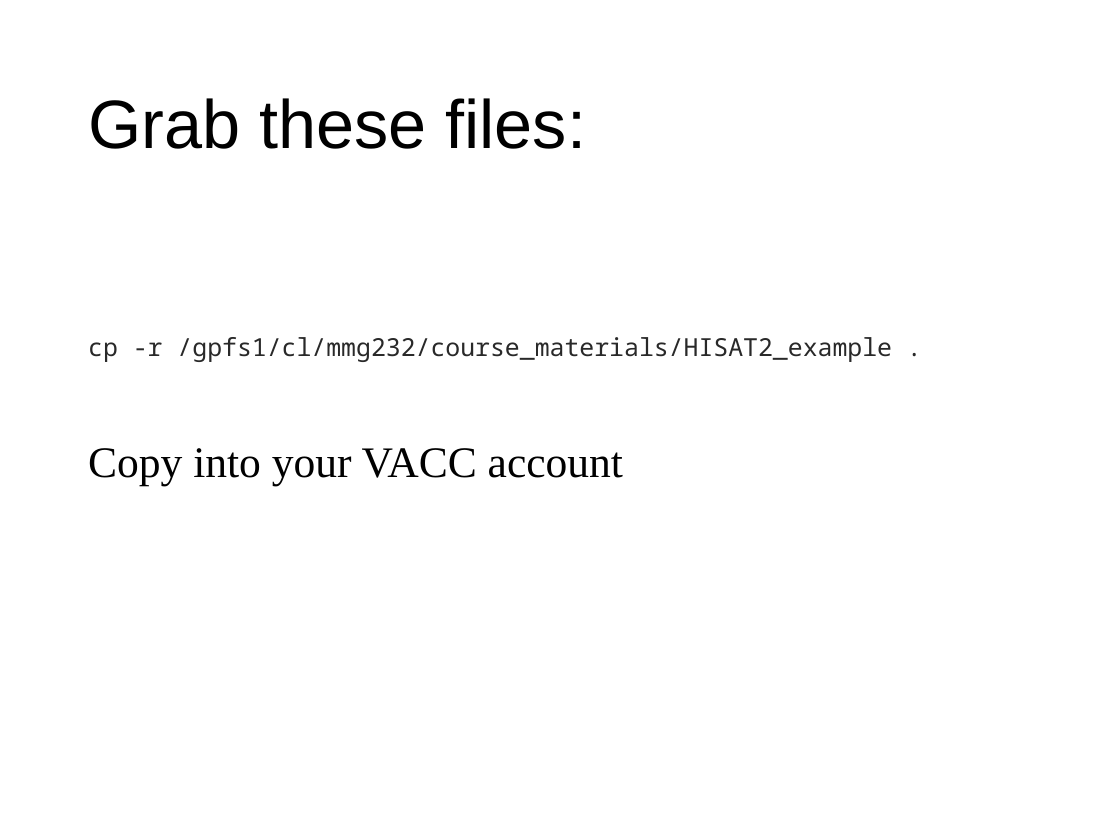
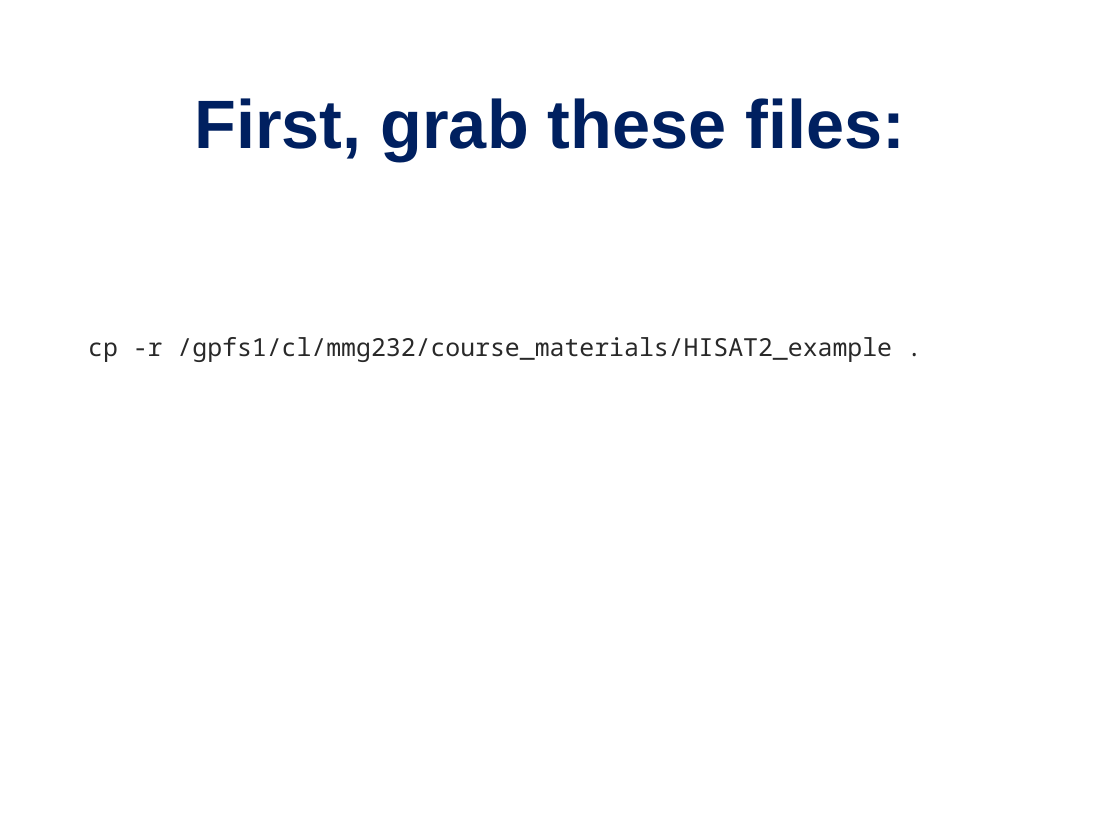
Before and after one commit to PRodriguez19/Intro-to-rnaseq, a slide deck: slide 2 of lectures/Lecture9-MMG232.pptx. Drawn at 1120x840 pixels with LibreOffice and Linux fonts; fonts in the diff are those of the drawing. Boxes give left, top, right and bottom in pixels: in the first picture for what was removed or moved away, otherwise in the second. Text is boxed around its words. In the diff, an @@ line names an element or a change of style, - is before the commit and + after.

```diff
--- a/lectures/Lecture9-MMG232.pptx
+++ b/lectures/Lecture9-MMG232.pptx
@@ title at bbox=[195, 98, 905, 160]: text changed; text colour #000000 to #002060; bold on @@
-Grab these files:
+First, grab these files:
@@ text at bbox=[88, 448, 623, 485]: paragraph removed @@
-Copy into your VACC account
```
Also in this commit, not shown: 21 other slides changed, 3 slides added, 4 slides removed, 2 other files.
